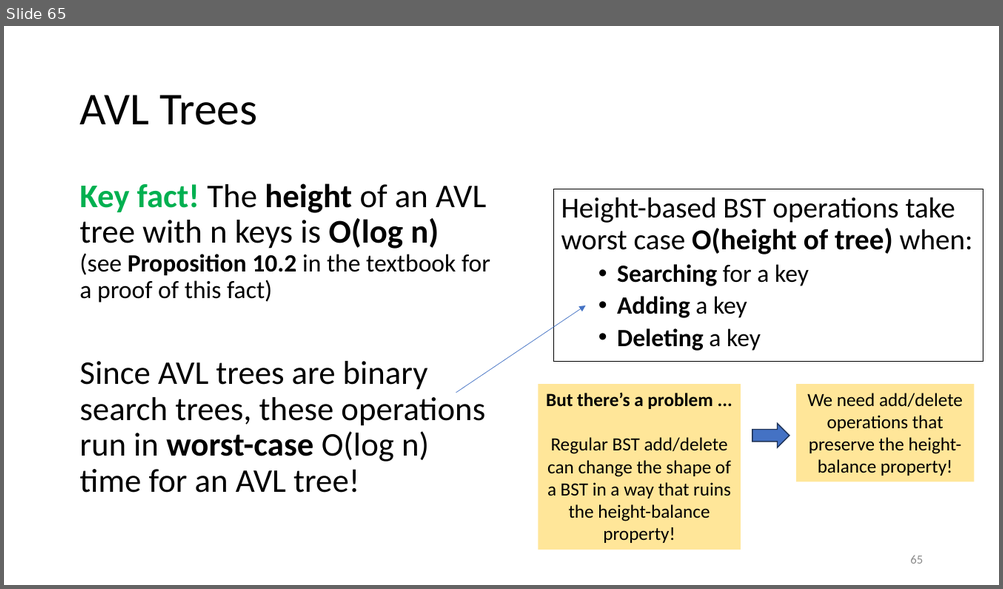
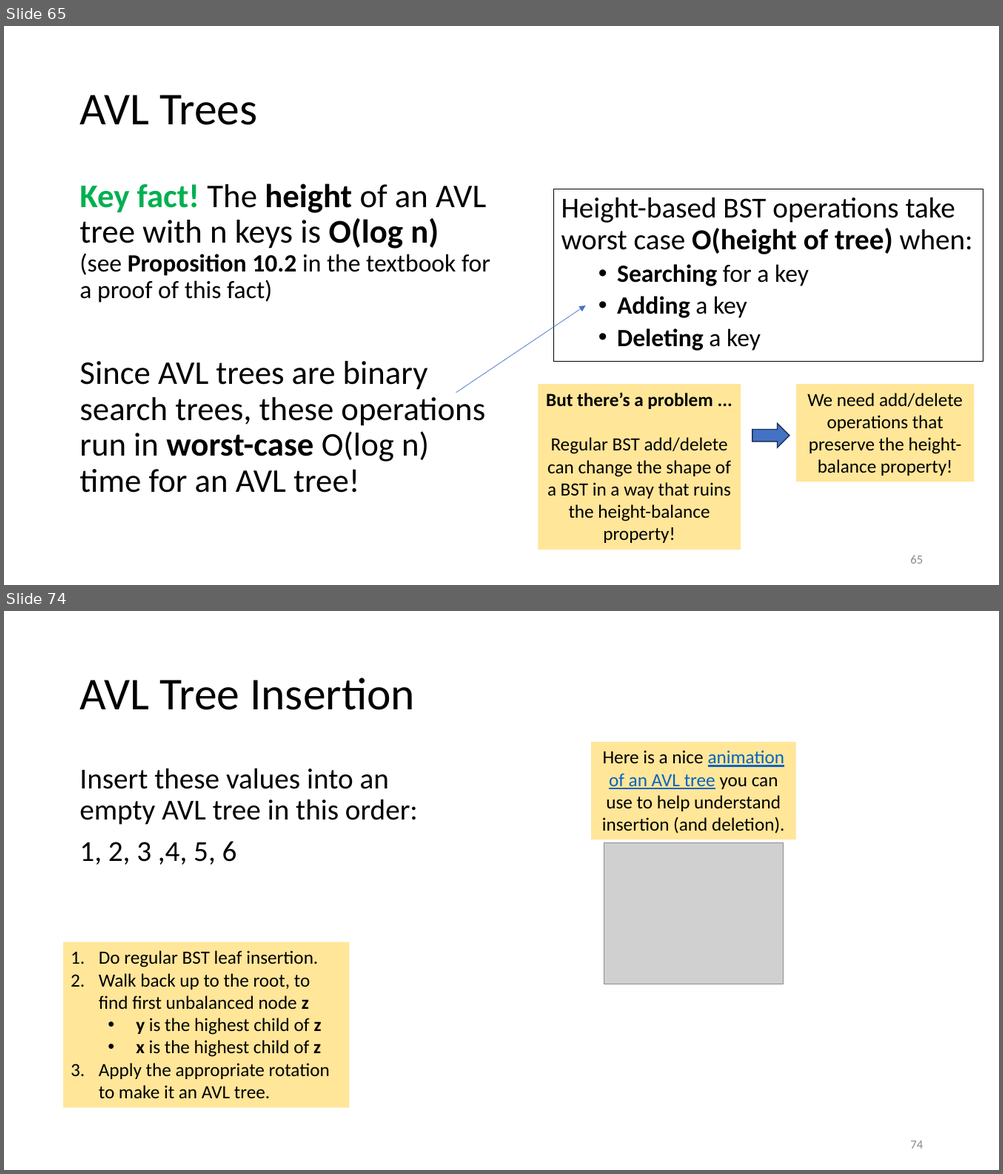
Before and after one commit to tjd1234/cmpt225summer2023, a slide deck: lecture_notes/week10/week10_BST.pptx. Shown one above the other, each under a label of ours: slide 65 before the commit, slides 65 and 74 after it; the slides between them are not shown. The pictures are 1003x589 and 1003x1174 pixels, drawn with LibreOffice and Linux fonts; fonts in the diff are those of the drawing; grey boxes stand for pictures. Boxes give left, top, right and bottom in pixels: in the first picture for what was removed or moved away, otherwise in the second. Text is boxed around its words. In the diff, an @@ line names an element or a change of style, - is before the commit and + after.

```diff
--- a/lecture_notes/week10/week10_BST.pptx
+++ b/lecture_notes/week10/week10_BST.pptx
@@ slide 74 added at (x1=4, y1=611, x2=999, y2=1170), background #FFFFFF @@
@@ title added at (x1=79, y1=678, x2=415, y2=710), 44 pt, text #000000 @@
+AVL Tree Insertion
@@ rectangle added at (x1=591, y1=741, x2=796, y2=840), fill #FFE699, 18 pt, text #000000 @@
+Here is a nice animation of an AVL tree you can use to help understand insertion (and deletion).
@@ text added at (x1=79, y1=768, x2=418, y2=865), 28 pt, text #000000 @@
+Insert these values into an empty AVL tree in this order:
+1, 2, 3 ,4, 5, 6
@@ picture added at (x1=604, y1=843, x2=783, y2=985) @@
@@ rectangle added at (x1=63, y1=943, x2=349, y2=1108), fill #FFE699, 18 pt, text #000000 @@
+1. Do regular BST leaf insertion.
+2. Walk back up to the root, to find first unbalanced node z
+  • y is the highest child of z
+  • x is the highest child of z
+3. Apply the appropriate rotation to make it an AVL tree.
@@ page number added at (x1=910, y1=1141, x2=922, y2=1149), 12 pt, text #8C8C8C @@
+74
```
Also in this commit, not shown: 1 slide changed, 8 other slides added.
